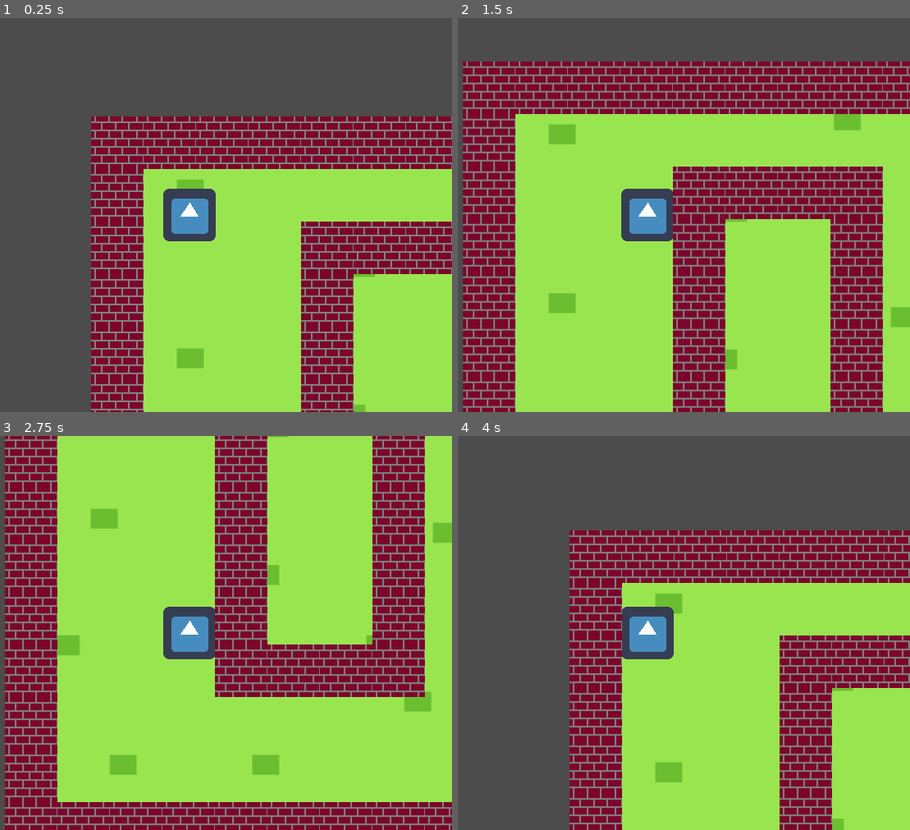
Above: before the commit, frames 1-4 (two rows, left to right).
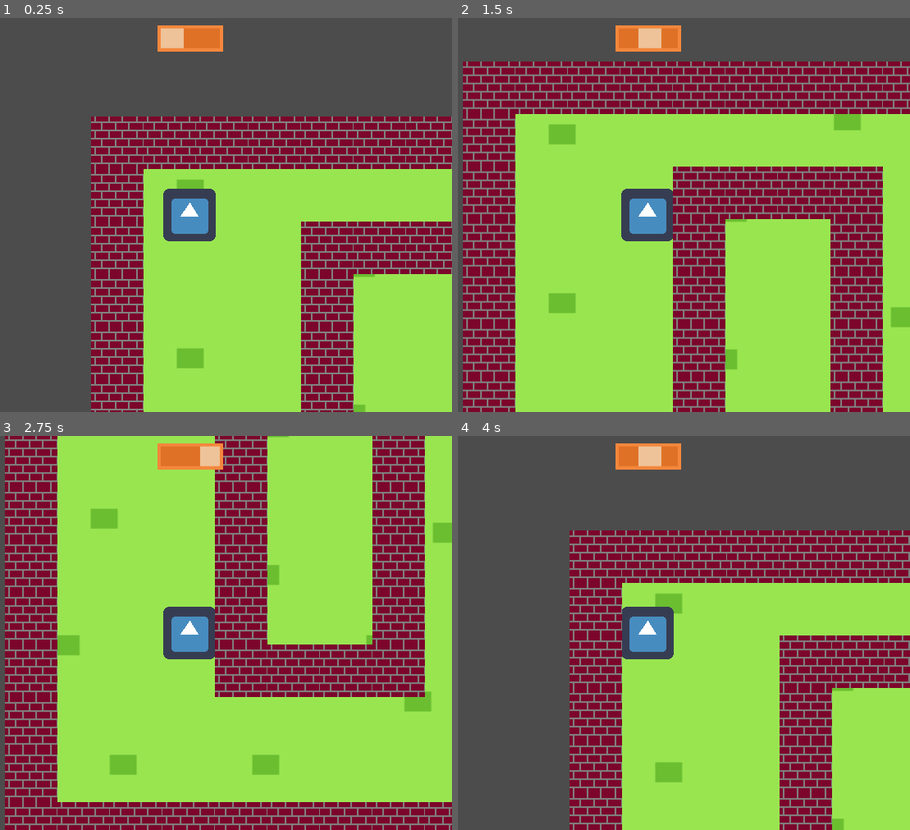
Above: after the commit, the same moments.

Repository: ranaxdev/BeatTheBoredomJam
Game: Godot game, scene res://Scenes/World.tscn
Same seed, same stepped clock (60 frames per second), same inputs: the game is played once before the commit and once after it. The engine's default icon, where the game draws it, is replaced by a stand-in: a white triangle on a blue panel in a dark square.
Inputs:
- Up to frame 1 (0.25 s): no input
- Up to frame 2 (1.5 s): tap Enter at 0.5 s; hold D (move_right) 0.53-1.28 s; hold 1 0.53-1.28 s; tap 2 at 0.8, 1.35 s; tap Space at 1.25 s; hold S (move_down) from 1.28 s (still down)
- Up to frame 3 (2.75 s): tap 3 at 1.55 s; release S (move_down) at 2.03 s; hold D (move_right) from 2.03 s (still down); hold 3 from 2.03 s (still down); tap 1 at 2.3 s
- Up to frame 4 (4 s): tap Enter at 2.75 s; release D (move_right) at 2.78 s; release 3 at 2.78 s; hold W (move_up) 2.78-3.53 s; tap 1 at 2.85 s; tap 2 at 3.05 s; hold A (move_left) from 3.53 s (still down); hold 2 from 3.53 s (still down); tap 3 at 3.8 s

The runs differ from the first frame. In frame 1, 1.0% of the frame differs, in the area x 34-50%, y 1-9%; in frame 2, 1.0%; in frame 3, 1.0%; in frame 4, 1.0%.

Commit message:
Created toolbar and selectable

Diff:
--- a/Scenes/Actors/Player.tscn
+++ b/Scenes/Actors/Player.tscn
@@ -1,7 +1,9 @@
-[gd_scene load_steps=4 format=2]
+[gd_scene load_steps=6 format=2]
 
 [ext_resource path="res://icon.png" type="Texture" id=1]
 [ext_resource path="res://Scripts/Actors/Player.gd" type="Script" id=2]
+[ext_resource path="res://Scripts/Actors/Toolbar.gd" type="Script" id=3]
+[ext_resource path="res://Assets/temptoolbar.png" type="Texture" id=4]
 
 [sub_resource type="RectangleShape2D" id=1]
 extents = Vector2( 31, 31 )
@@ -17,3 +19,11 @@
 
 [node name="Camera2D" type="Camera2D" parent="."]
 current = true
+
+[node name="Toolbar" type="Sprite" parent="Camera2D"]
+position = Vector2( 0.946655, -215.278 )
+z_index = 999
+texture = ExtResource( 4 )
+region_enabled = true
+region_rect = Rect2( 0, 0, 80, 32 )
+script = ExtResource( 3 )
--- /dev/null
+++ b/Scripts/Actors/Toolbar.gd
@@ -0,0 +1,24 @@
+extends Sprite
+
+enum Tools {PICKAXE, SWORD, RAKE};
+var currentTool = Tools.PICKAXE;
+var toolbarImg = preload("res://Assets/temptoolbar.png");
+#***CREATE EVENT***
+func _ready():
+	pass;
+
+#***UPDATE EVENT***
+func _process(delta):
+	_switchTexture();
+
+#Switch texture depending on currentTool
+func _switchTexture():
+	if(Input.is_key_pressed(KEY_1)):
+		currentTool=Tools.PICKAXE;
+		set_region_rect(Rect2(0,0,80,32));
+	elif(Input.is_key_pressed(KEY_2)):
+		currentTool=Tools.SWORD;
+		set_region_rect(Rect2(80,0,80,32));
+	elif(Input.is_key_pressed(KEY_3)):
+		currentTool=Tools.RAKE;
+		set_region_rect(Rect2(160,0,80,32));
--- a/Scripts/Main.gd
+++ b/Scripts/Main.gd
@@ -9,6 +9,6 @@
 func _ready():
 	pass;
 
-#***UPDATE***
+#***UPDATE EVENT***
 func _process(delta):
 	pass;
Binary file added: Assets/temptoolbar.png
Not shown, added: Assets/temptoolbar.png.import
